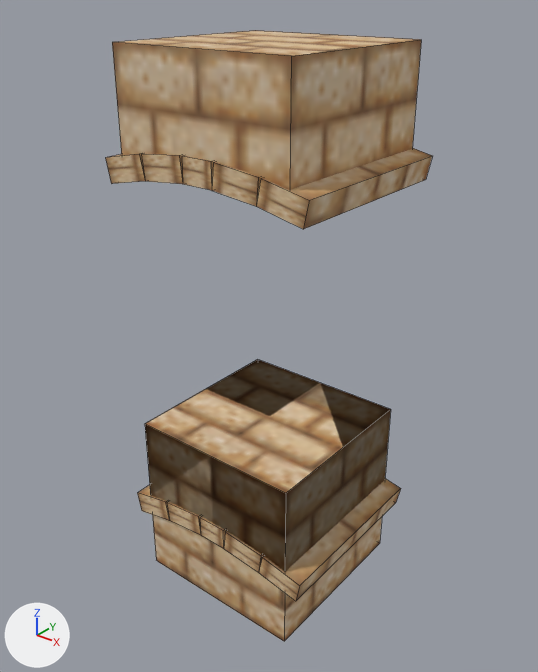
What one commit did to the OBJ model src/main/resources/assets/babylonmod/models/block/arches/sandstone_five_arch_center.obj.
One viewpoint serves both versions: a 50 mm lens placed at (2.77, -3.35, 3.27), pointed at (0.49, -0.5, 1.51). The lights are fixed; the arrows at lower left show +X, +Y and +Z. Mesh edges are drawn as thin lines. Where no turn or scale is listed for an object, it has been applied to the vertices. Vertices at the same position are counted once.
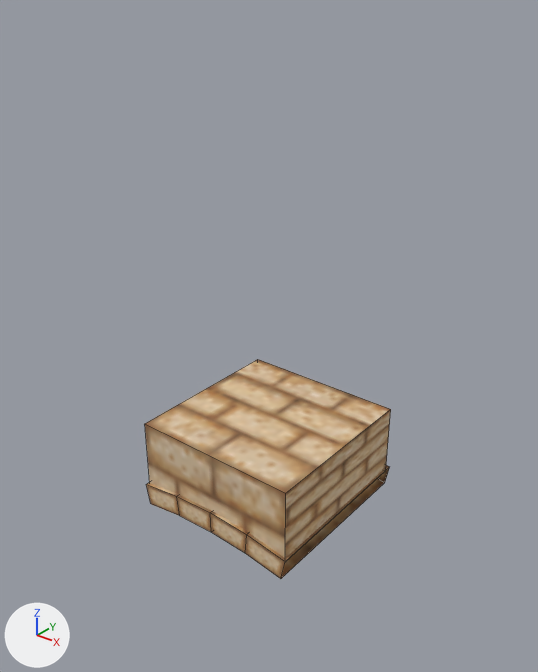
Commit message: fix sandstone five arch

Where the change shows, as pixel boxes [x1, y1, x2, y2] in the pictures (538 x 672 px):
'cube.007', reshaped (7% narrower, 9% shorter)
    before: [137, 359, 401, 602]
    after: [145, 359, 391, 579]
'cube.006', deleted (beige)
    before: [112, 30, 421, 190]
'cube', deleted (beige)
    before: [145, 410, 391, 641]
'cube.002', deleted (brown)
    before: [256, 148, 432, 229]
'cube.001', deleted (beige)
    before: [212, 162, 260, 206]
'cube.004', deleted (beige)
    before: [141, 154, 183, 184]
'cube.005', deleted (beige)
    before: [106, 154, 145, 184]
'cube.003', deleted (beige)
    before: [182, 155, 213, 190]
part 1 of me_cube_007, added (beige)
    after: [146, 465, 390, 579]
part 2 of me_cube_007, cut back
    before: [137, 409, 401, 602]
    after: [145, 409, 391, 558]

Patch to the scene script:
```diff
--- a/src/main/resources/assets/babylonmod/models/block/arches/sandstone_five_arch_center.obj.py
+++ b/src/main/resources/assets/babylonmod/models/block/arches/sandstone_five_arch_center.obj.py
@@ me_cube_007 @@
 # used by ob_cube_007; location = (0.0, 0.0, 0.0)
-me_cube_007.from_pydata(...)  # 42 vertices, 36 faces; spans x -0.106..1.106, y -1.013..0.013, z 0.353..1.0
-me_cube_007.materials.append(mat_m_251fc1b2_c543_6222_6a73_773ba2d4a2b8)  # picture img_sandstone
+me_cube_007.from_pydata(...)  # 28 vertices, 22 faces; spans x -0.01..1.015, y -1.02..0.02, z 0.458..1.0
+# me_cube_007 part 1: a new loose piece of 20 vertices spanning x -0.01..1.015, y -1.02..0.02, z 0.458..0.639, in mat_m_05d519db_892e_9f81_4888_f719dcdd6fda (picture img_sandstone)
+# me_cube_007 part 2
+# 38 vertices are removed from x -0.106..1.106, y -1.013..0.013, z 0.353..0.555
+# 35 faces are deleted
+# 4 vertices are added at (0.0, -1.0, 0.563), (0.0, 0.0, 0.562), (1.0, -1.0, 0.563), (1.0, 0.0, 0.562)
+# 5 new faces join them
 me_cube_007.materials.append(mat_m_05d519db_892e_9f81_4888_f719dcdd6fda)
@@ ob_cube @@
-ob_cube = bpy.data.objects.new('cube', me_cube)
-ob_cube.location = (0.0, 0.0, 0.0)
@@ ob_cube_001 @@
-ob_cube_001 = bpy.data.objects.new('cube.001', me_cube_001)
-ob_cube_001.location = (0.0, 0.0, 0.0)
@@ ob_cube_002 @@
-ob_cube_002 = bpy.data.objects.new('cube.002', me_cube_002)
-ob_cube_002.location = (0.0, 0.0, 0.0)
@@ ob_cube_003 @@
-ob_cube_003 = bpy.data.objects.new('cube.003', me_cube_003)
-ob_cube_003.location = (0.0, 0.0, 0.0)
@@ ob_cube_004 @@
-ob_cube_004 = bpy.data.objects.new('cube.004', me_cube_004)
-ob_cube_004.location = (0.0, 0.0, 0.0)
@@ ob_cube_005 @@
-ob_cube_005 = bpy.data.objects.new('cube.005', me_cube_005)
-ob_cube_005.location = (0.0, 0.0, 0.0)
@@ ob_cube_006 @@
-ob_cube_006 = bpy.data.objects.new('cube.006', me_cube_006)
-ob_cube_006.location = (0.0, 0.0, 0.0)
```
